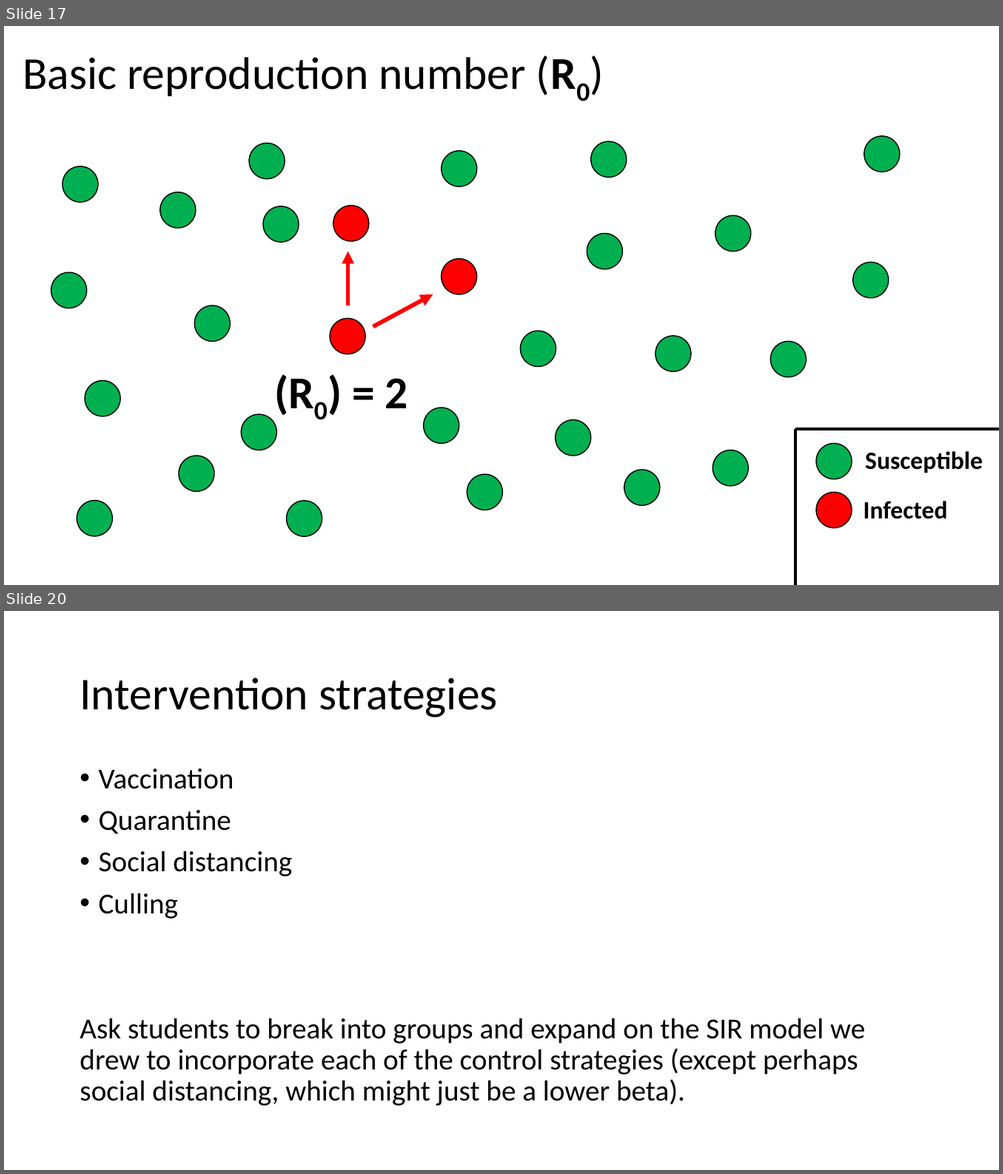
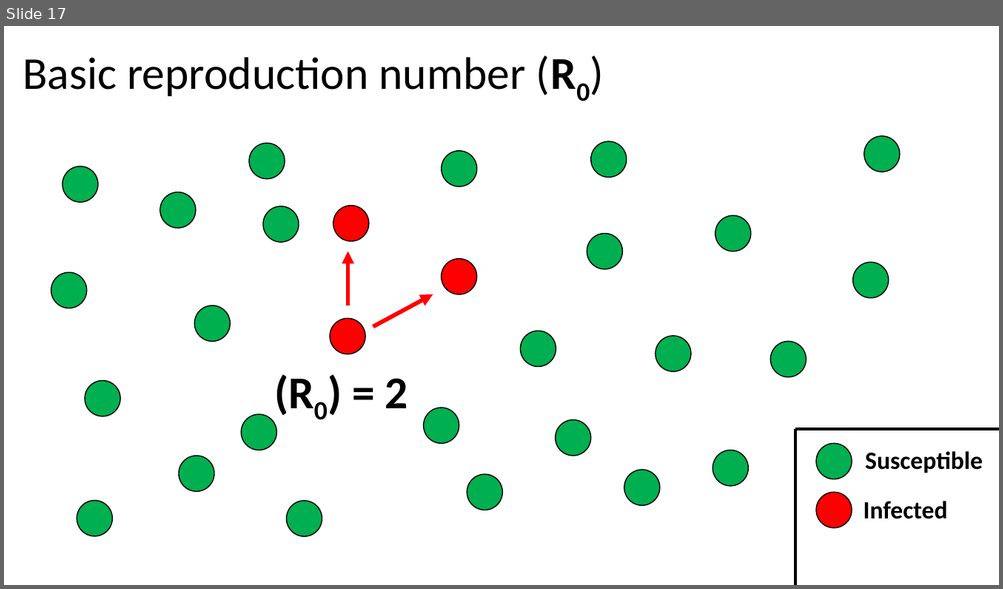
Before and after one commit to grimaudo-at/SIR_lecture, a slide deck: SIR_lecture.pptx. Shown one above the other, each under a label of ours: slides 17 and 20 before the commit, slide 17 after it; the slides between them are not shown. The pictures are 1003x1174 and 1003x589 pixels, drawn with LibreOffice and Linux fonts; fonts in the diff are those of the drawing. Boxes give left, top, right and bottom in pixels: in the first picture for what was removed or moved away, otherwise in the second. Text is boxed around its words. In the diff, an @@ line names an element or a change of style, - is before the commit and + after.

```diff
--- a/SIR_lecture.pptx
+++ b/SIR_lecture.pptx
@@ slide 20 removed at (4,611,999,1170), background #FFFFFF @@
@@ title removed at (79,678,498,718) @@
-Intervention strategies
@@ text removed at (79,769,865,1106) @@
-• Vaccination
-• Quarantine
-• Social distancing
-• Culling
-Ask students to break into groups and expand on the SIR model we drew to incorporate each of the control strategies (except perhaps social distancing, which might just be a lower beta).
```
Also in this commit, not shown: 1 slide changed, 7 slides added, 2 other slides removed, 3 other files.
